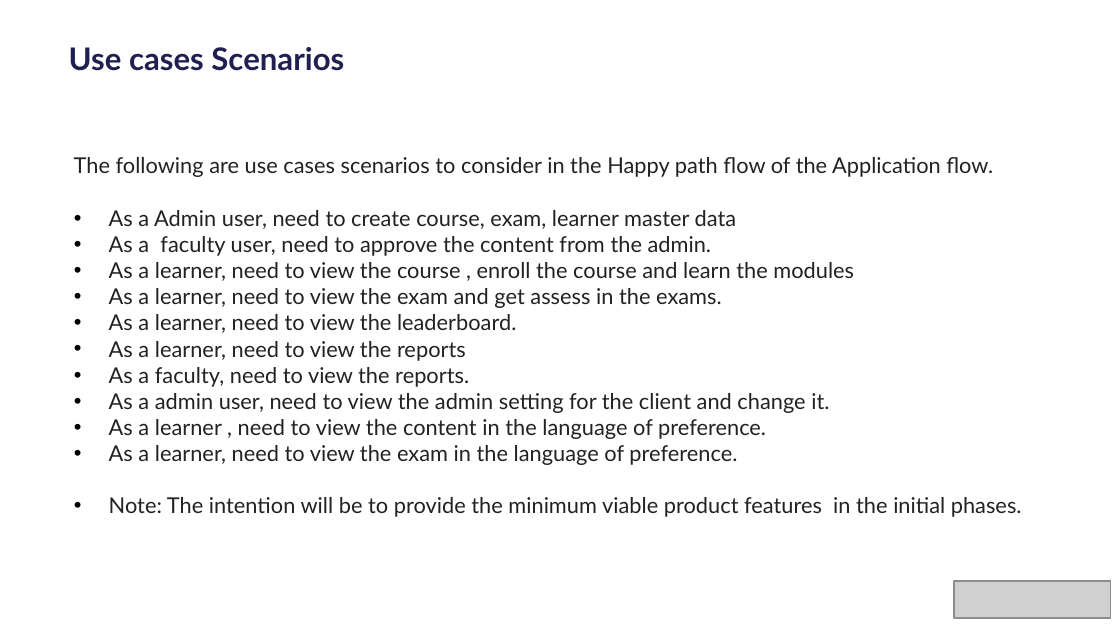
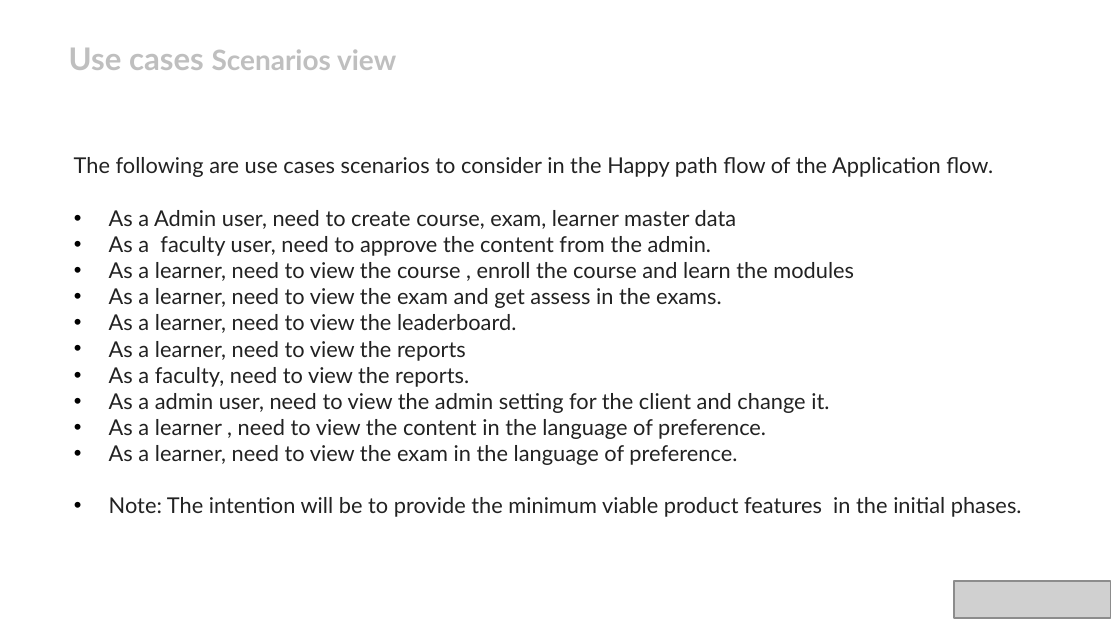
Before and after one commit to rajmanic15/sustainability-hackathon, a slide deck: slide 16 of idea/PLEDGE_TO_PROGRES_Microsoft_Sustainability.pptx (slide 14 before the commit). Drawn at 1120x630 pixels with LibreOffice and Linux fonts; fonts in the diff are those of the drawing; grey boxes stand for pictures; background and template pictures are left out. Boxes give left, top, right and bottom in pixels: in the first picture for what was removed or moved away, otherwise in the second. Text is boxed around its words. In the diff, an @@ line names an element or a change of style, - is before the commit and + after.

```diff
--- a/idea/PLEDGE_TO_PROGRES_Microsoft_Sustainability.pptx
+++ b/idea/PLEDGE_TO_PROGRES_Microsoft_Sustainability.pptx
@@ text at [69, 48, 396, 70]: text changed; size 20 to 18 pt; text colour #1F1F50 to #BFBFBF @@
-Use cases Scenarios
+Use cases Scenarios view
```
Also in this commit, not shown: 12 other slides changed, 2 slides added.
